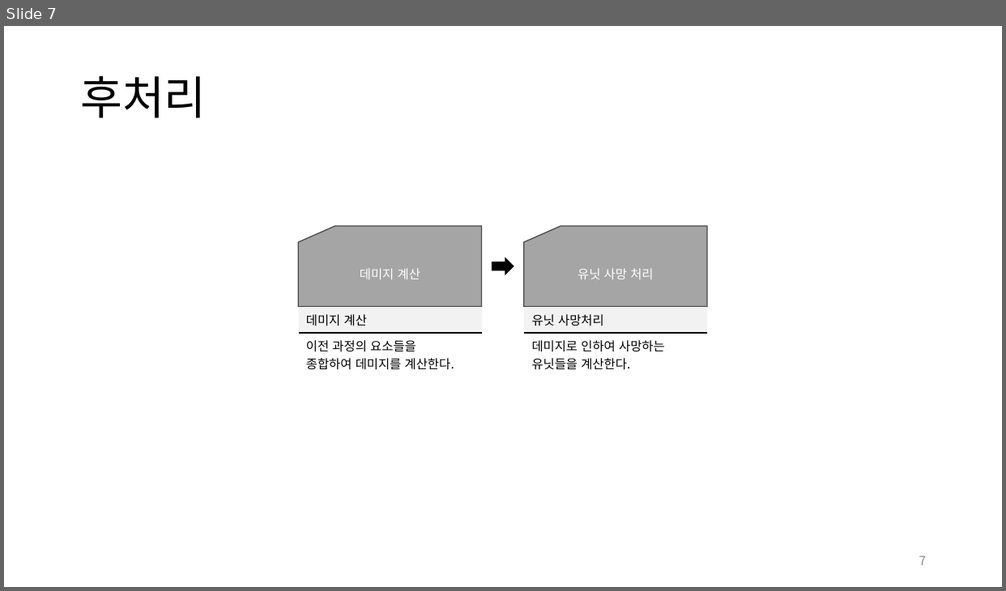
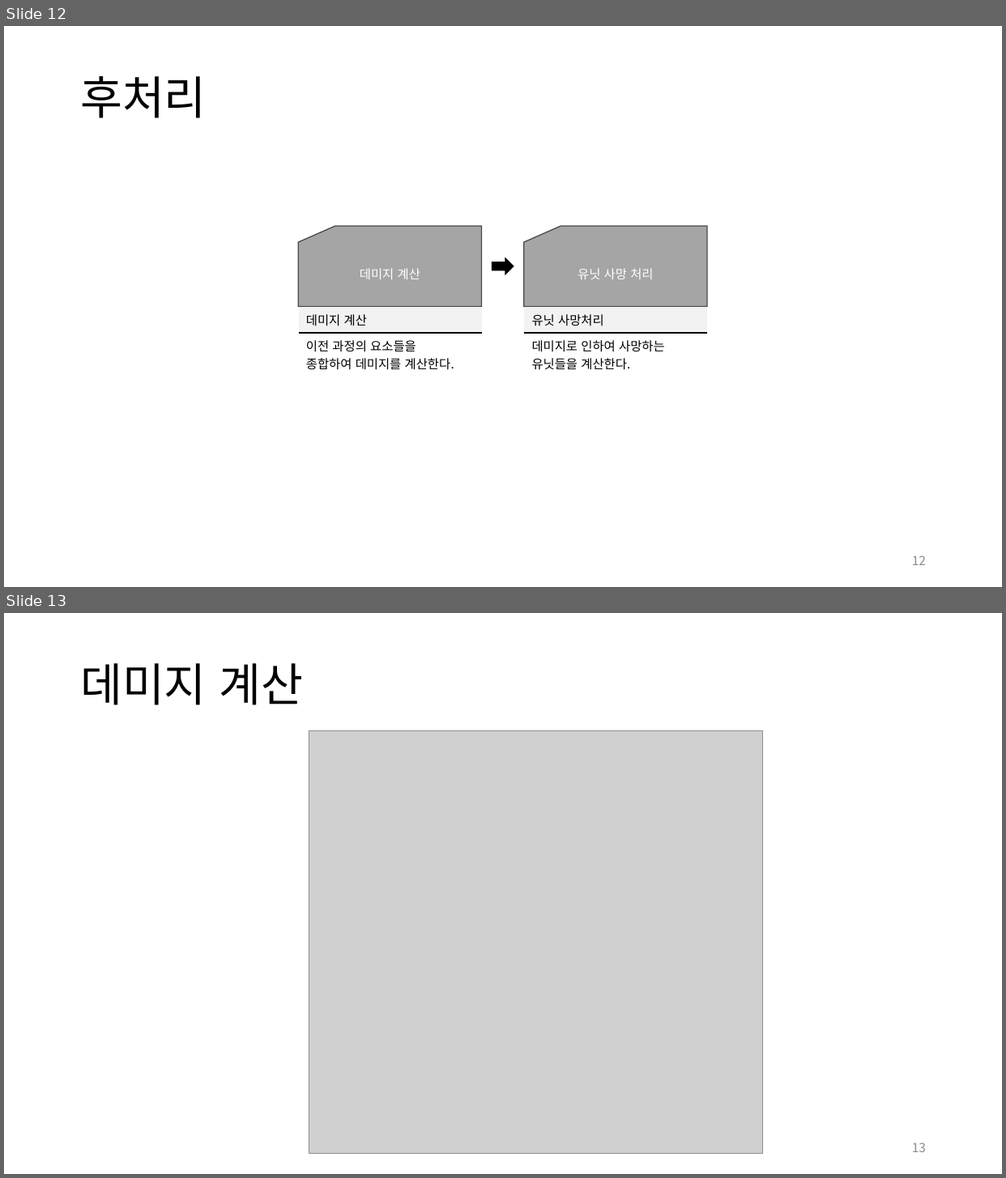
Before and after one commit to yjk0401/unityenginebasic_9th, a slide deck: 기획/마이트앤매직/히어로즈 오브 마이트 앤 매직 5 역기획서.pptx. Shown one above the other, each under a label of ours: slide 7 before the commit, slides 12 and 13 after it. The pictures are 1006x591 and 1006x1178 pixels, drawn with LibreOffice and Linux fonts; fonts in the diff are those of the drawing; grey boxes stand for pictures. Boxes give left, top, right and bottom in pixels: in the first picture for what was removed or moved away, otherwise in the second. Text is boxed around its words. In the diff, an @@ line names an element or a change of style, - is before the commit and + after.

```diff
--- a/기획/마이트앤매직/히어로즈 오브 마이트 앤 매직 5 역기획서.pptx
+++ b/기획/마이트앤매직/히어로즈 오브 마이트 앤 매직 5 역기획서.pptx
@@ slide 13 added at (x1=4, y1=613, x2=1002, y2=1174), background #FFFFFF @@
@@ title added at (x1=80, y1=663, x2=304, y2=705), 44 pt, text #000000 @@
+데미지 계산
@@ picture added at (x1=309, y1=730, x2=763, y2=1153) @@
@@ page number added at (x1=912, y1=1143, x2=926, y2=1152), 12 pt, text #8C8C8C @@
+13
@@ what was slide 7 is now slide 12 @@
@@ page number at (x1=912, y1=556, x2=926, y2=565): text changed @@
-7
+12
```
Also in this commit, not shown: 5 slides changed, 5 other slides added, 2 other files.
